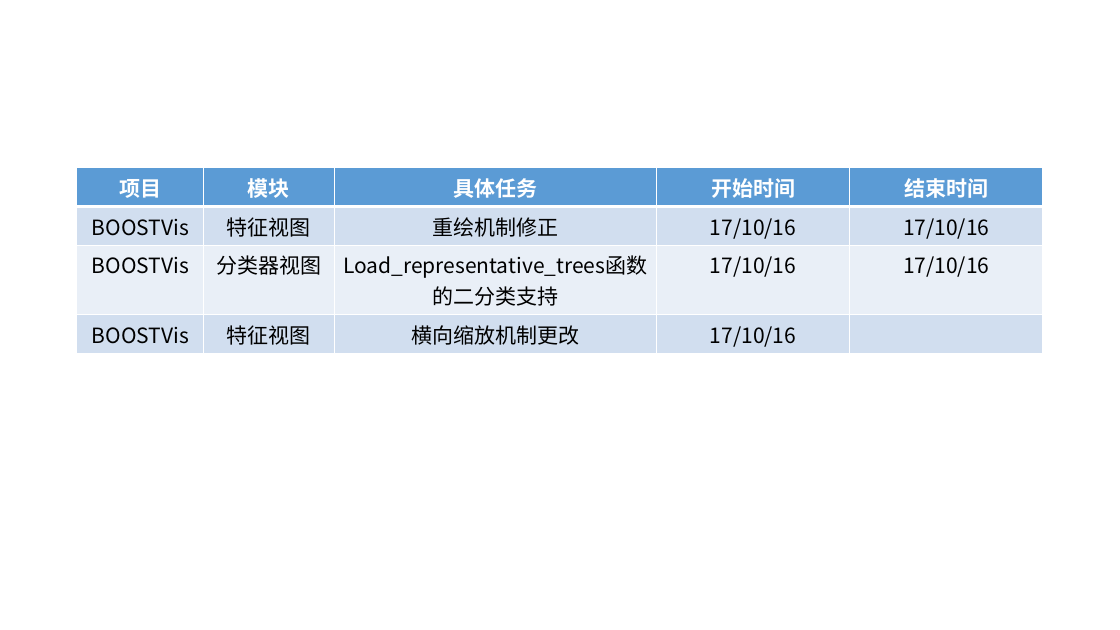
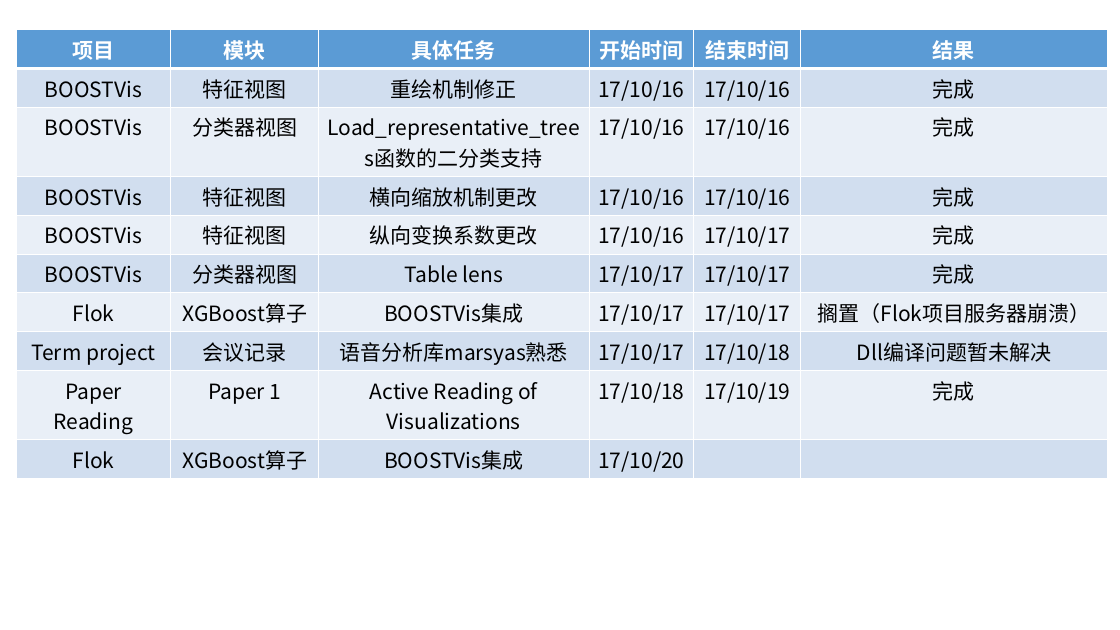
Before and after one commit to Lcorvle/TimeLine, a slide deck: slide 2 of TimeLine.pptx. Drawn at 1120x630 pixels with LibreOffice and Linux fonts; fonts in the diff are those of the drawing. Boxes give left, top, right and bottom in pixels: in the first picture for what was removed or moved away, otherwise in the second. Text is boxed around its words. In the diff, an @@ line names an element or a change of style, - is before the commit and + after.

Commit message:
update

```diff
--- a/TimeLine.pptx
+++ b/TimeLine.pptx
@@ table at bbox=[16, 29, 1107, 476] @@
-项目 | 模块 | 具体任务 | 开始时间 | 结束时间
-BOOSTVis | 特征视图 | 重绘机制修正 | 17/10/16 | 17/10/16
-BOOSTVis | 分类器视图 | Load_representative_trees函数的二分类支持 | 17/10/16 | 17/10/16
-BOOSTVis | 特征视图 | 横向缩放机制更改 | 17/10/16 | 
+项目 | 模块 | 具体任务 | 开始时间 | 结束时间 | 结果
+BOOSTVis | 特征视图 | 重绘机制修正 | 17/10/16 | 17/10/16 | 完成
+BOOSTVis | 分类器视图 | Load_representative_trees函数的二分类支持 | 17/10/16 | 17/10/16 | 完成
+BOOSTVis | 特征视图 | 横向缩放机制更改 | 17/10/16 | 17/10/16 | 完成
+BOOSTVis | 特征视图 | 纵向变换系数更改 | 17/10/16 | 17/10/17 | 完成
+BOOSTVis | 分类器视图 | Table lens | 17/10/17 | 17/10/17 | 完成
+Flok | XGBoost算子 | BOOSTVis集成 | 17/10/17 | 17/10/17 | 搁置（Flok项目服务器崩溃）
+Term project | 会议记录 | 语音分析库marsyas熟悉 | 17/10/17 | 17/10/18 | Dll编译问题暂未解决
+Paper Reading | Paper 1 | Active Reading of Visualizations | 17/10/18 | 17/10/19 | 完成
+Flok | XGBoost算子 | BOOSTVis集成 | 17/10/20 |  | 
@@ table: place and size @@
-table at bbox=[77, 168, 1044, 351]
+table at bbox=[16, 29, 1107, 476]
```
Also in this commit, not shown: 1 slide added.
